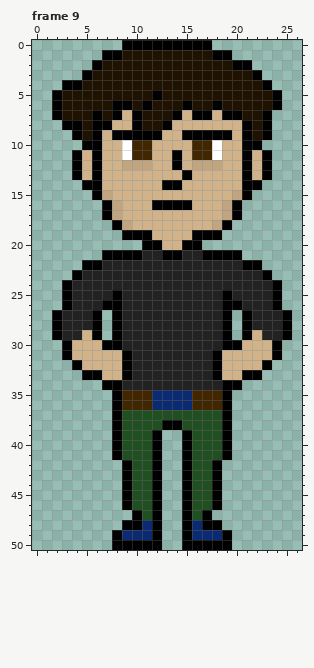
Pixel-art file, stored at WIP/Kyle-esque(3).aseprite. This is how it looked before the edit.
27x51 pixels, 9 frames. Shown: frame 9. The commit also changed other frames, which this record leaves out.
After the commit:
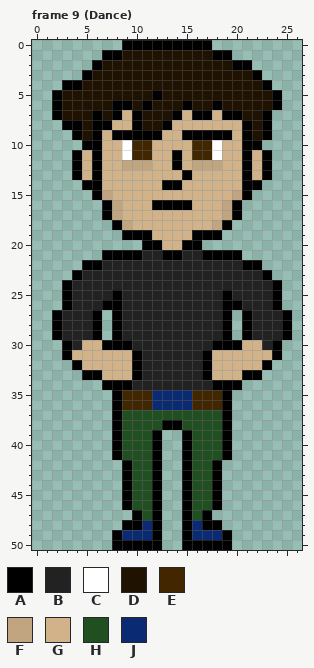
Palette (. is transparent): A #000000  B #222222  C #ffffff  D #201200  E #422600  F #c1a580  G #d2b389  H #204f21  J #0b2a74
Change:
--- frame 9 (Dance), layer "Layer 1"
@@ x 0..26 @@
 28 ..ABBBA.ABBBBBBBBBBA.ABBBA.
-29 ..ABBGA.ABBBBBBBBBBA.AGBBA.
-30 ...AGGGAABBBBBBBBBBAAGGGA..
-31 ...AGGGGGABBBBBBBBAGGGGGA..
-32 ....AGGGGABBBBBBBBAGGGGA...
-33 .....AAGGABBBBBBBBAGGAA....
-34 .......AABBBBBBBBBBAA......
+29 ..ABBBA.ABBBBBBBBBBA.ABBBA.
+30 ...ABGGAAABBBBBBBBAAAGGBA..
+31 ...AGGGGGGABBBBBBAGGGGGGA..
+32 ....AGGGGGABBBBBBAGGGGGA...
+33 .....AAGGGABBBBBBAGGGAA....
+34 .......AAABBBBBBBBAAA......
 35 ........AEEEJJJJEEEA.......
Where, in picture pixels (left, top, right, bottom), the same in both pictures:
changed: (72, 330, 92, 350)
changed: (202, 330, 272, 390)
changed: (122, 340, 142, 390)
